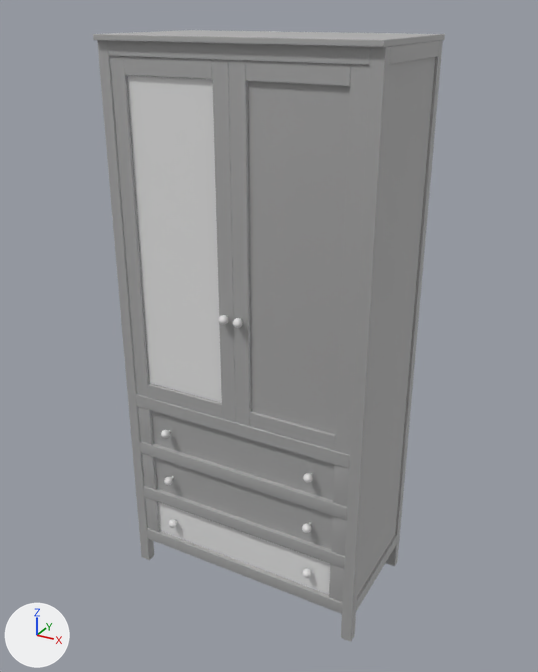
A saved change to the FBX model Assets/05_Models/Furnitures/Wardrobe.fbx.
The view is the same before and after, from a camera (50 mm lens) standing at (1.16, -2.14, 2.04) and looking at (0.0, -0.03, 0.99). Every picture has the same lights, and +X, +Y and +Z are marked at lower left. Where no turn or scale is listed for an object, it has been applied to the vertices.

Objects in the first picture: 'Door_L', 'Door_R', 'Drawer_1', 'Drawer_2', 'Drawer_3', 'Wardrobe'.
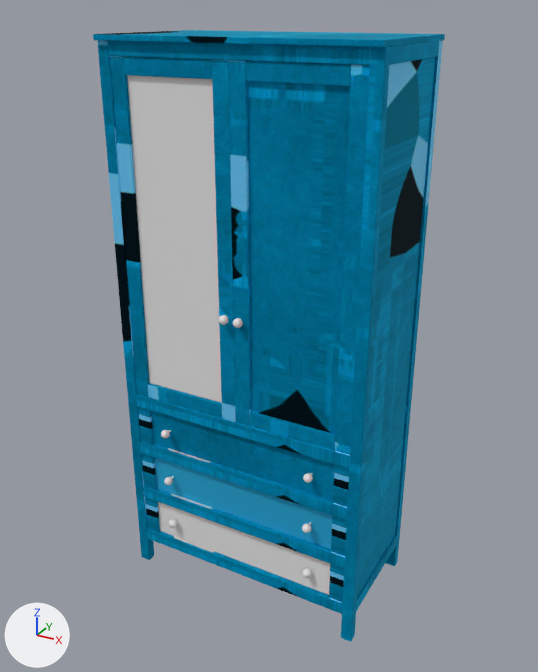
The change, as a diff of the scene's bpy script:
```diff
--- a/Assets/05_Models/Furnitures/Wardrobe.fbx.py
+++ b/Assets/05_Models/Furnitures/Wardrobe.fbx.py
@@ img_boxskyblue_b_jpg @@
+img_boxskyblue_b_jpg = load_image('BoxSkyblue_B.jpg', '../../04_Images/Textures/BoxSkyblue_B.jpg', 1024, 1024, 'sRGB')
@@ mat_wardrobe @@
 mat_wardrobe = principled_material('Wardrobe')
-mat_wardrobe.base_color = (0.588, 0.588, 0.588)  # light grey #cacaca
+mat_wardrobe.texture = img_boxskyblue_b_jpg
 mat_wardrobe.metallic = 1.0
```

Location of each change, (x1, y1, x2, y2) in pixels of the pictures (538 x 672 px):
'Wardrobe', surface changed (grey to cyan): (93, 30, 445, 642) in both
'Door_R', surface changed (grey to cyan): (228, 60, 370, 455) in both
'Door_L', surface changed (grey to cyan): (110, 56, 236, 422) in both
'Drawer_1', surface changed (grey to cyan): (138, 407, 350, 520) in both
'Drawer_2', surface changed (grey to cyan): (142, 453, 347, 568) in both
'Drawer_3', surface changed (grey to cyan): (145, 497, 344, 614) in both
